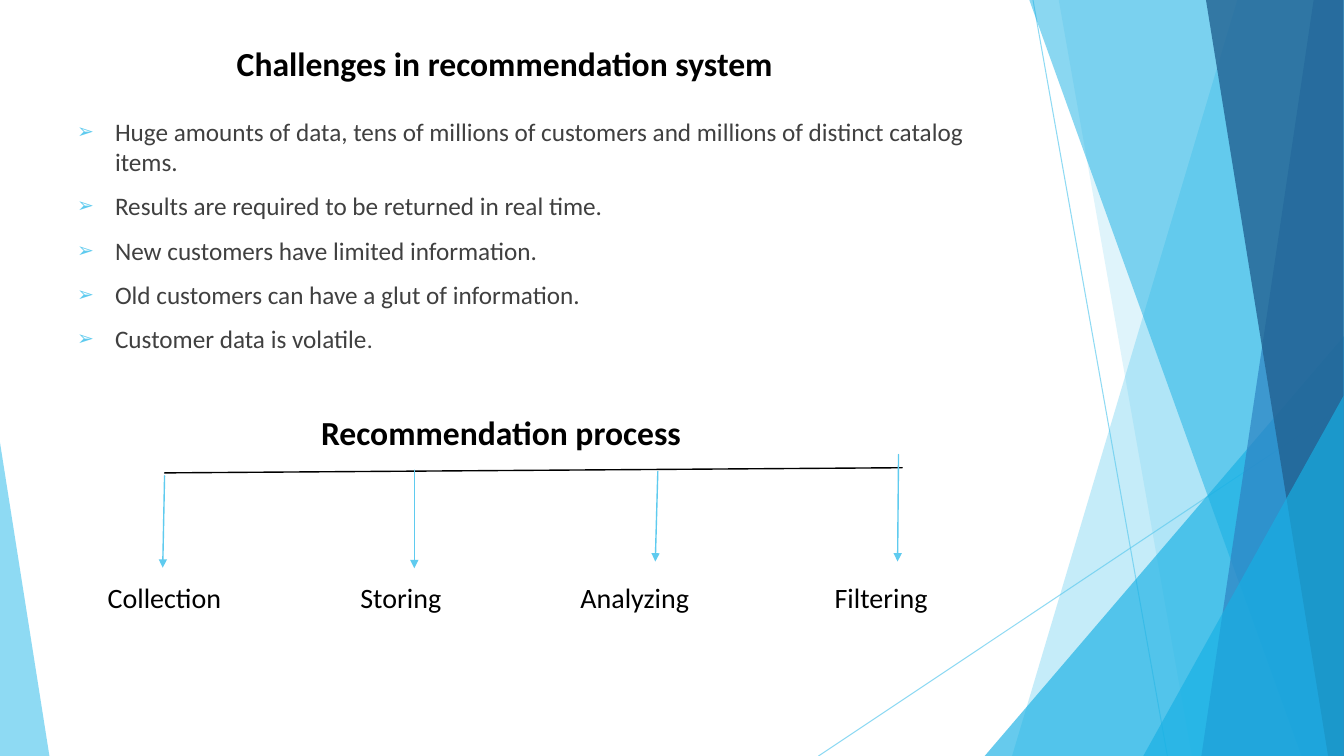
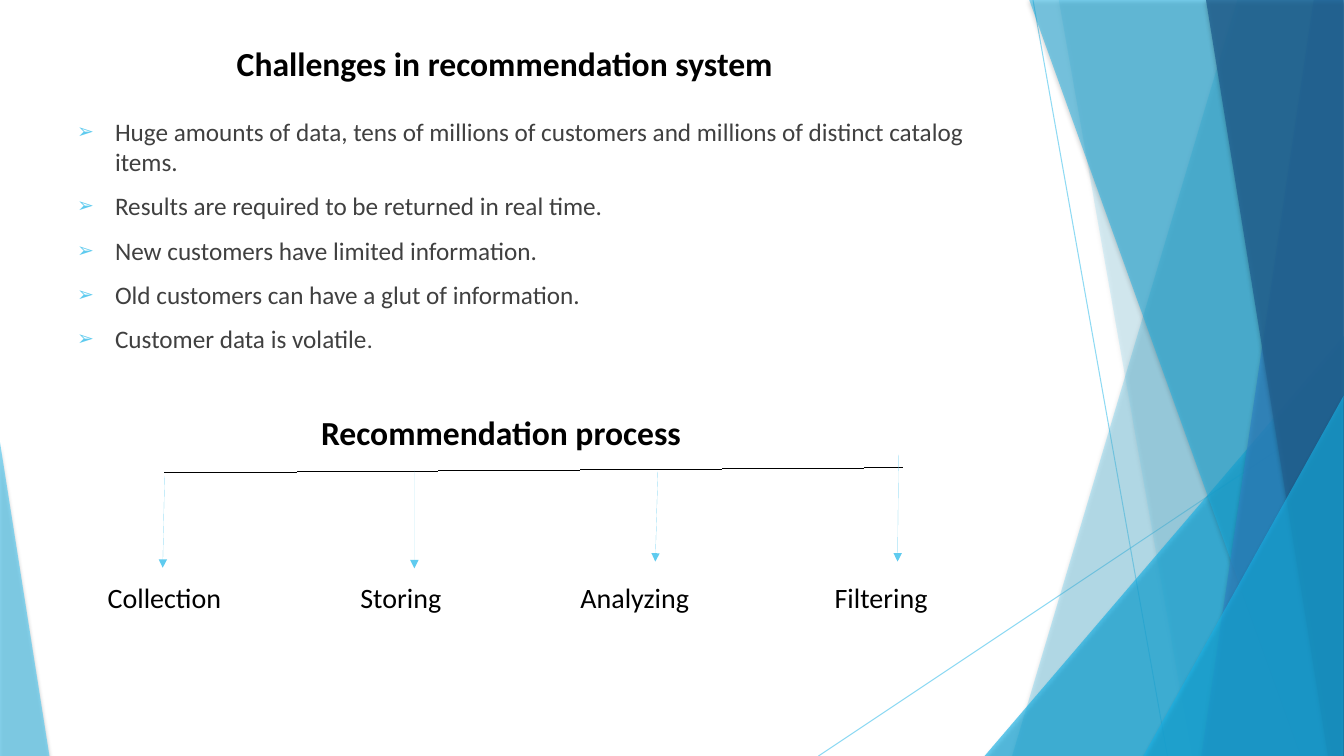
Before and after one commit to jagdishbutte/endsem, a slide deck: slide 14 of ISR/ISR Unit 6 - Advanced information retrieval.pptx. Drawn at 1344x756 pixels with LibreOffice and Linux fonts; fonts in the diff are those of the drawing. Boxes give left, top, right and bottom in pixels: in the first picture for what was removed or moved away, otherwise in the second. Text is boxed around its words. In the diff, an @@ line names an element or a change of style, - is before the commit and + after.

```diff
--- a/ISR/ISR Unit 6 - Advanced information retrieval.pptx
+++ b/ISR/ISR Unit 6 - Advanced information retrieval.pptx
@@ freeform shape at (1059,0,1344,756): shadow on; outline redrawn @@
@@ shadow on in 7 elements at (1012,0,1344,756), (985,336,1344,756), (1029,0,1344,756), (1202,0,1344,756), (1206,0,1344,756), (1143,396,1344,756), (0,443,49,756) @@
@@ arrow (164, 476) - (162, 568): stroke #5FCBEF 1 pt to #5FCBEF 0.75 pt @@
@@ line (164, 473) - (902, 468): stroke #000000 1 pt to #000000 0.75 pt @@
@@ arrow (414, 471) - (414, 569): stroke #5FCBEF 1 pt to #5FCBEF 0.75 pt @@
@@ arrow (658, 472) - (655, 562): stroke #5FCBEF 1 pt to #5FCBEF 0.75 pt @@
@@ arrow (898, 455) - (897, 562): stroke #5FCBEF 1 pt to #5FCBEF 0.75 pt @@
```
Also in this commit, not shown: 20 other slides changed, 12 other files.
